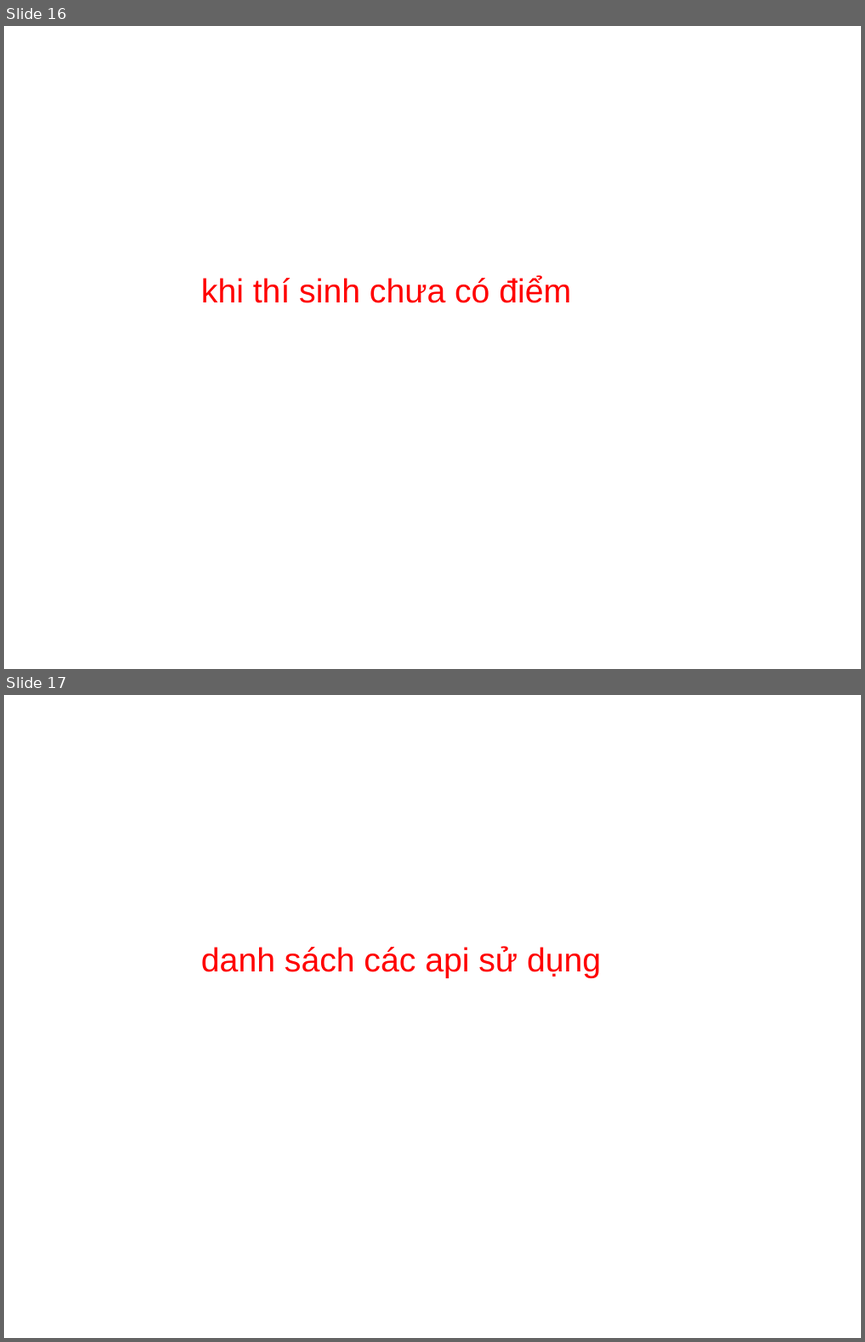
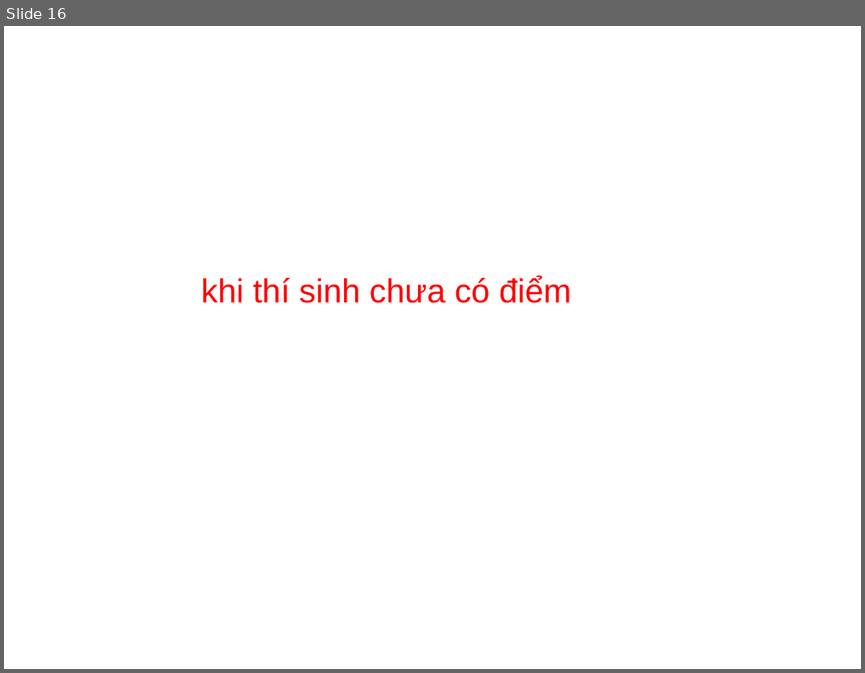
Before and after one commit to thanhchuong99/LTCSDL_TH74_Nhom18, a slide deck: HDSD.ppt. Shown one above the other, each under a label of ours: slides 16 and 17 before the commit, slide 16 after it. The pictures are 865x1342 and 865x673 pixels, drawn with LibreOffice and Linux fonts; fonts in the diff are those of the drawing; background and template pictures are left out. Boxes give left, top, right and bottom in pixels: in the first picture for what was removed or moved away, otherwise in the second. Text is boxed around its words. In the diff, an @@ line names an element or a change of style, - is before the commit and + after.

```diff
--- a/HDSD.ppt
+++ b/HDSD.ppt
@@ slide 17 removed at [4,695,861,1338], background picture (left out) @@
@@ text removed at [201,946,601,978] @@
-danh sách các api sử dụng
```
Also in this commit, not shown: 2 slides changed, 2 slides added, 1 other slide removed.
